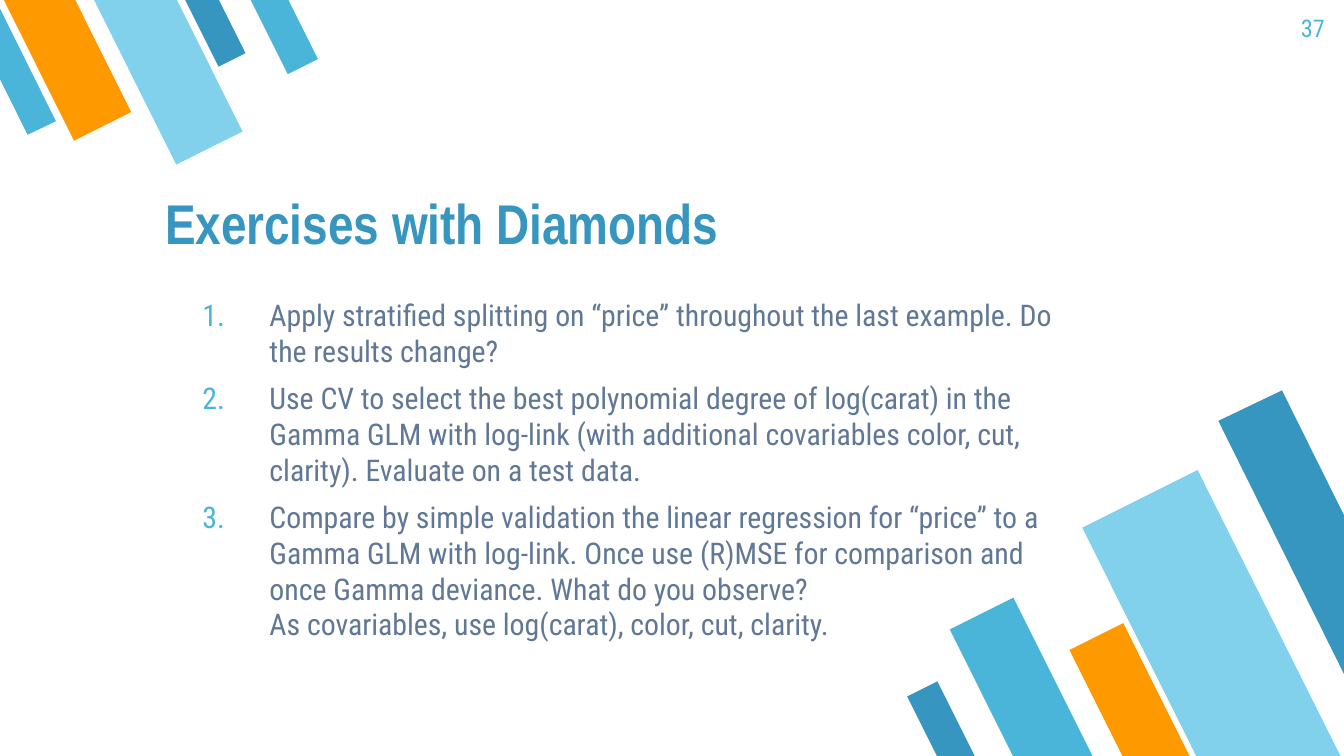
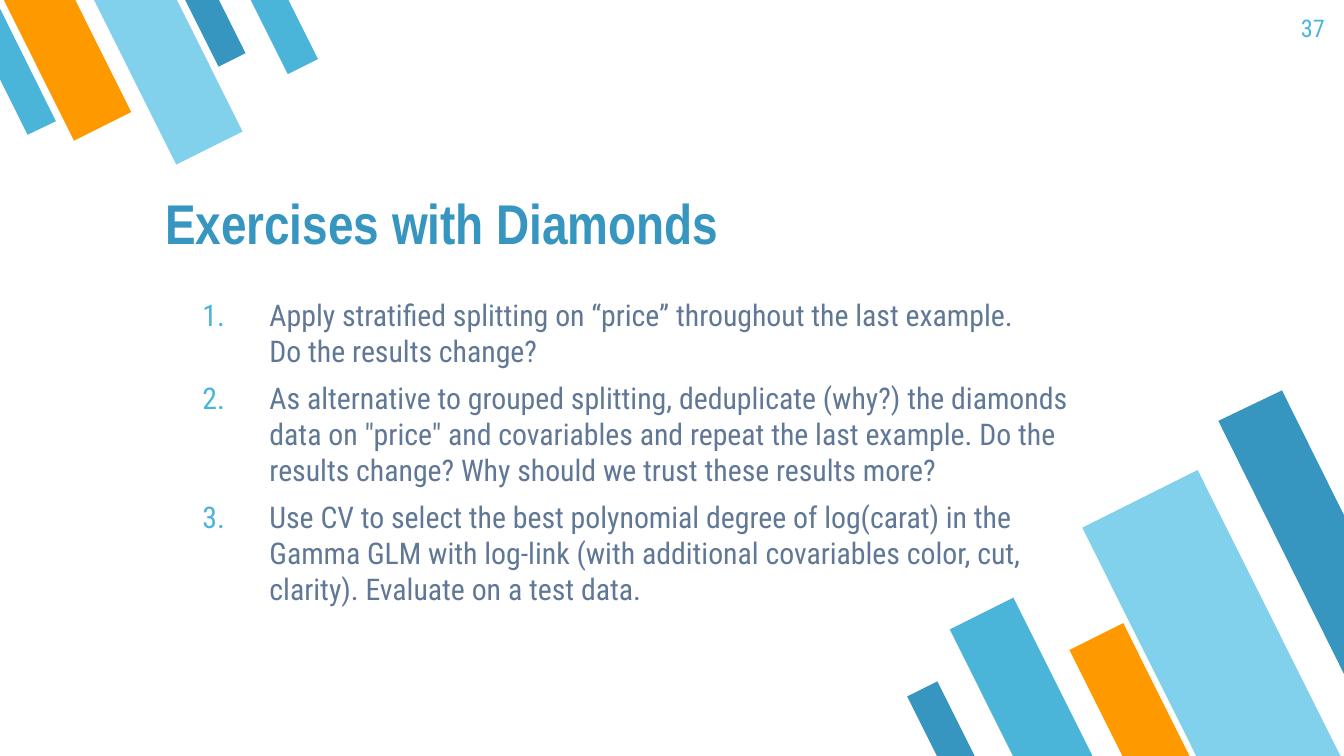
Before and after one commit to mayer79/ml_lecture, a slide deck: slide 37 of slides/ML_Lecture.pptx. Drawn at 1344x756 pixels with LibreOffice and Linux fonts; fonts in the diff are those of the drawing. Boxes give left, top, right and bottom in pixels: in the first picture for what was removed or moved away, otherwise in the second. Text is boxed around its words. In the diff, an @@ line names an element or a change of style, - is before the commit and + after.

Commit message:
reviewed Chapter 2 and added problematic part of repeated diamonds.

```diff
--- a/slides/ML_Lecture.pptx
+++ b/slides/ML_Lecture.pptx
@@ text at box(269, 385, 1067, 488): paragraph added @@
+2. As alternative to grouped splitting, deduplicate (why?) the diamonds data on "price" and covariables and repeat the last example. Do the results change? Why should we trust these results more?
@@ text at box(269, 505, 1038, 642): paragraph removed @@
-3. Compare by simple validation the linear regression for “price” to a Gamma GLM with log-link. Once use (R)MSE for comparison and once Gamma deviance. What do you observe?
-   As covariables, use log(carat), color, cut, clarity.
```
Also in this commit, not shown: 5 other slides changed, 4 other files.
